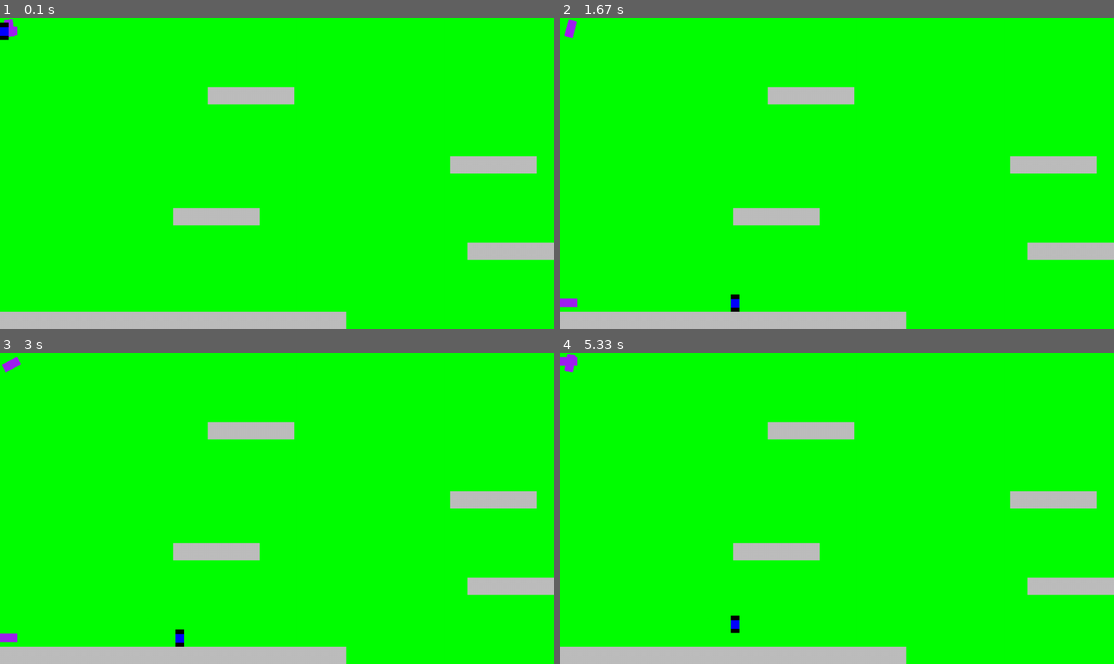
Above: before the commit, frames 1-4 (two rows, left to right).
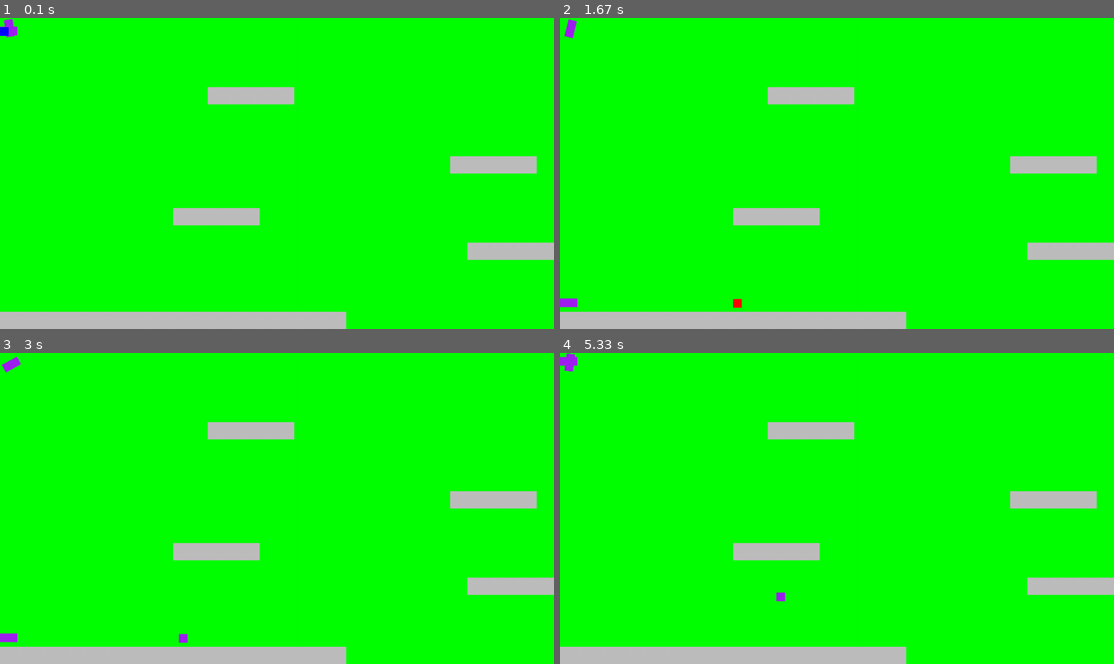
Above: after the commit, the same moments.

Repository: CocoMarck/Juego-cuadradoFeliz-2
Game: pygame game, started from main.py
The game is run twice, just before and just after one commit, with the same random seed, the same clock (stepped at 60 frames per second) and the same inputs.
Inputs:
- Up to frame 1 (0.1 s): no input
- Up to frame 2 (1.67 s): hold Right 0.33-0.8 s; hold Right 0.83-1.3 s; hold Left from 1.33 s (still down)
- Up to frame 3 (3 s): release Left at 1.87 s; hold Left 1.9-2.3 s; hold Right 2.33-2.97 s
- Up to frame 4 (5.33 s): tap Space at 3, 3.4, 3.7, 3.9, 4.2, 4.4, 4.7, 4.9, 5.2 s; hold Left 3.33-3.8 s; hold Right 3.83-4.3 s; hold Right 4.33-4.8 s; hold Left from 4.83 s (still down)

The runs differ from the first frame. In frame 1, less than 0.1% of the frame differs, in the area x 0-3%, y 0-8%; in frame 2, 0.1%; in frame 3, 0.1%; in frame 4, 0.2%, in the area x 0-41%, y 0-91%.

Commit message:
sprite stick fixes

Diff:
--- a/controllers/animation_controller.py
+++ b/controllers/animation_controller.py
@@ -13,7 +13,7 @@
         self.current_frame_index = 0
         self.time_accumulator = 0
 
-    def update(self, dt: float, state: str, frame_duration: int ):
+    def update(self, dt: float, state: str ):
         # Cambiar animación si el estado cambíio
         if state != self.current_state:
             self.current_state = state
@@ -26,6 +26,7 @@
             self.time_accumulator += dt
             if self.time_accumulator >= frame_duration:
                 self.current_frame_index = (self.current_frame_index + 1) % len(frames)
+                self.time_accumulator = 0
 
     def get_current_frame(self):
         # Obtener imagen actual.
--- a/entities/animated_sticky_sprite.py
+++ b/entities/animated_sticky_sprite.py
@@ -1,14 +1,15 @@
+from .sticky_sprite import StickySprite
 from controllers.animation_controller import AnimationController
 
 class AnimatedStickySprite(StickySprite):
     '''
     Usando un controller, establece el cambio de frames, remplazando surf dependiendo del parametro `state` de update.
     '''
-    def __init__(self, *args, animation_controller: AnimationController, **kwargs)
+    def __init__(self, *args, animation_controller: AnimationController, **kwargs):
         super().__init__(*args, **kwargs)
 
         self.animation_controller = animation_controller
 
-    def update(self, dt, state: str):
-        self.animation_controller.update(dt, state)
+    def update(self, dt):
+        self.animation_controller.update(dt, self.game_object.state)
         self.surf = self.animation_controller.get_current_frame()
--- a/entities/game_object.py
+++ b/entities/game_object.py
@@ -16,7 +16,7 @@
     def __init__(
         self, name='object', group="generic",
         surf: pygame.Surface = None, alpha=255, flip_x=False, flip_y=False, position=(0,0),
-        volume=float(1), angle=int(0)
+        volume=float(1), angle=int(0), state='idle'
     ):
         # Evitar hacer wrappers al surface o al rect, nada de eso.
         super().__init__()
@@ -41,8 +41,12 @@
         self.name = name
         self.group = group
 
+        # Estado
+        self.state = state
+
         # Superficie
         self.surf = surf.copy()
+        self.surf.set_alpha( alpha )
         self.rect = surf.get_rect( topleft=self._SPAWN_POSITION )
 
     def build_surf(self):
--- a/main.py
+++ b/main.py
@@ -2,14 +2,17 @@
 from entities.game_object import GameObject
 from entities.object_with_physics import ObjectWithPhysics
 from entities.sticky_sprite import StickySprite
+from entities.animated_sticky_sprite import AnimatedStickySprite
 from entities.player import Player
 from core.pygame.graphics_utils import surface_with_background
+from controllers.animation_controller import AnimationController
+
 
 
 
 # Constantes
 GAME_TITLE = 'Cuadrado Feliz 2'
-FPS = 60
+FPS = 100
 SECOND_TO_MILLISECONDS = 1000
 
 WINDOW_SIZE = (960, 540)
@@ -32,6 +35,7 @@
 layers_of_all_sprites = pygame.sprite.LayeredUpdates()
 solid_objects = pygame.sprite.Group()
 sticky_sprites = pygame.sprite.Group()
+animated_sprites = pygame.sprite.Group()
 
 
 # Objetos
@@ -89,16 +93,27 @@
 
 
 player = Player(
-    surf=pygame.Surface( (GRID_SIZE*0.5, GRID_SIZE) ),
+    surf=pygame.Surface( (GRID_SIZE*0.5, GRID_SIZE) ), alpha=0
 )
 layers_of_all_sprites.add( player, layer=0 )
 
-sticky_sprites.add(
-    StickySprite(
-        surf=surface_with_background( (GRID_SIZE*0.5, GRID_SIZE*0.5), "blue" ),
-        game_object=player, center=True
+
+player_animations = {
+    'idle': (
+        [
+            surface_with_background( (GRID_SIZE*0.5, GRID_SIZE*0.5), "blue" ),
+            surface_with_background( (GRID_SIZE*0.5, GRID_SIZE*0.5), "red" ),
+            surface_with_background( (GRID_SIZE*0.5, GRID_SIZE*0.5), "purple" )
+        ], 1
     )
+}
+animation = AnimatedStickySprite(
+    surf=player_animations['idle'][0][0],
+    game_object=player, center=True,
+    animation_controller=AnimationController( player_animations, state='idle' )
 )
+sticky_sprites.add( animation )
+animated_sprites.add( animation )
 
 for sprite in sticky_sprites:
     layers_of_all_sprites.add( sprite, layer=1 )
@@ -149,6 +164,9 @@
     for sprite in sticky_sprites:
         sprite.stick()
 
+    for sprite in animated_sprites:
+        sprite.update(dt)
+
     ### Objetos | Rederizado
     for sprite in layers_of_all_sprites.sprites():
         render_surface.blit( sprite.surf, sprite.rect )
